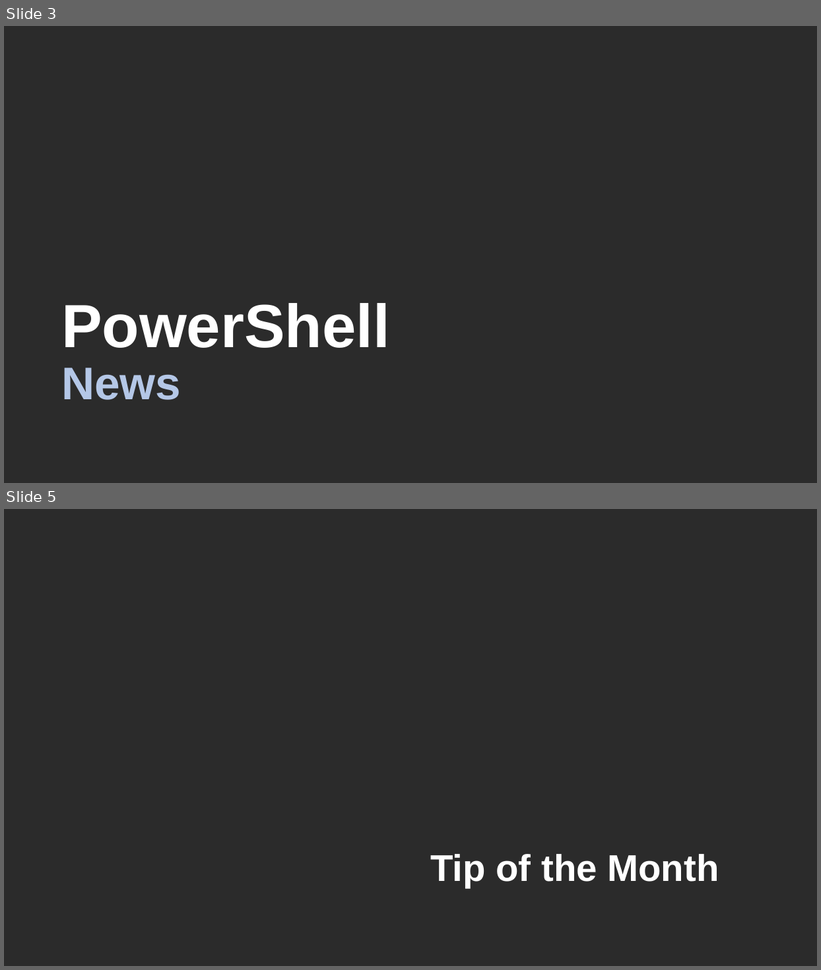
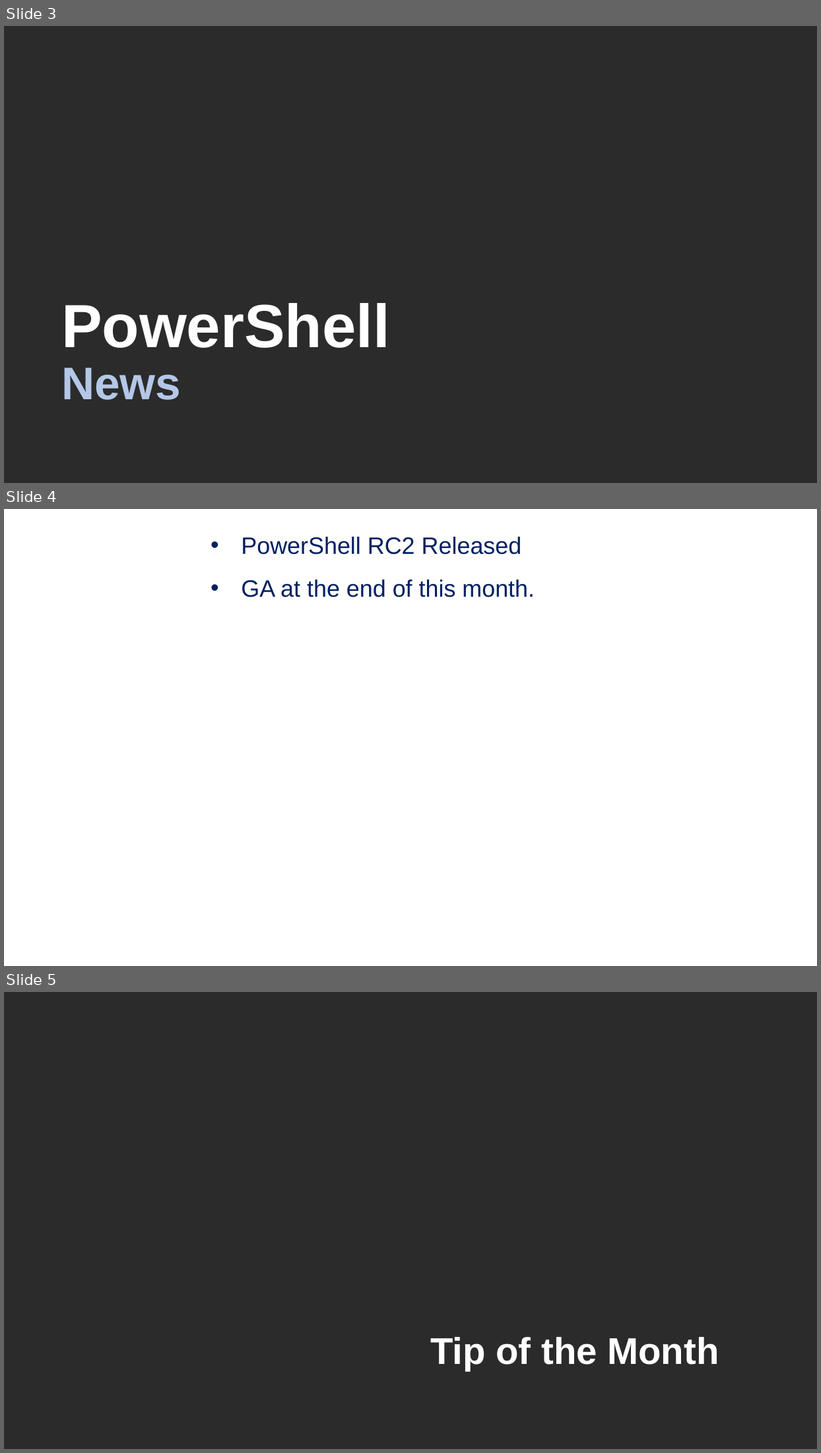
Before and after one commit to ZanattaMichael/BrisPug, a slide deck: Presentations/2020/01 - Jan - 21st/21st January.pptx. Shown one above the other, each under a label of ours: slides 3 and 5 before the commit, slides 3, 4 and 5 after it; the slides between them are not shown. The pictures are 821x970 and 821x1453 pixels, drawn with LibreOffice and Linux fonts; fonts in the diff are those of the drawing; background and template pictures are left out; a plain dark background stands for a picture behind light text. Boxes give left, top, right and bottom in pixels: in the first picture for what was removed or moved away, otherwise in the second. Text is boxed around its words. In the diff, an @@ line names an element or a change of style, - is before the commit and + after.

```diff
--- a/Presentations/2020/01 - Jan - 21st/21st January.pptx
+++ b/Presentations/2020/01 - Jan - 21st/21st January.pptx
@@ slide 4 added at <box>4,509,817,966</box>, background picture (left out) @@
@@ text added at <box>241,537,535,597</box>, 28 pt, text #002060 @@
+• PowerShell RC2 Released
+• GA at the end of this month.
```
Also in this commit, not shown: 2 slides changed, 2 slides removed, 3 other files.
